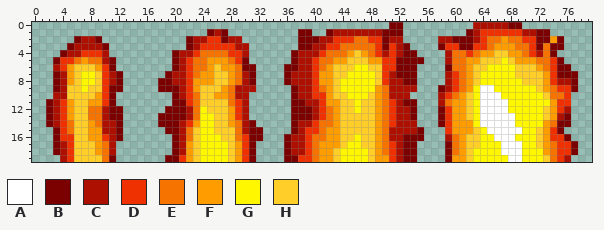
Two versions of one sprite sheet, res/drawable-mdpi/explosion_top.png. The picture above is the old version.
The file is 80x20 pixels.
Palette (. is transparent): A #ffffff  B #7b0000  C #ad1000  D #ef3000  E #f77300  F #ff9c00  G #fff700  H #ffce28
Pixels before, first column x 2:
 0 .................................................BB..........CCCCCBB........
 1 .......................BCB..........BB..BCCCCCCCBBB.........BCDDDDDDCCBB....
 2 ....BCCB............BCCDDBCC........BBBCCDDDEEDDBCC.....CCBBBCDEEFEEDDBBFB..
 3 ...BCCCCB...........BCDDDDDCC.......BBCCDDEEEEEDBDCB....BDDBBDDEFFFEEDBEBB..
 4 ..BCCDDDC.........BCCDEEEEDDC......BCCCDEEEFHFEDCDCBB....CEEDEFFHHFFEDCEB...
 5 .BDDEFEECB........BCDEEFFFEDB......BCCDEEFFHHHFFDDBBBB...CEEFFHHHGHFFFEEDB..
 6 .CDFHHHFDB........BCDEEFHFFEBB....BBCCDEFHHHGGHHDDBBB....BEEFHHGGGGHHHFEDBB.
 7 .BCFHGGHDCB......BCCDEFFHHFECB....BCCCDFFHHGGGGHDCBBB....CDEFHGGGGGHHHHFDBBB
 8 .BCFHGGHDCB.....BBCCDFFFHHFECB....BCCCDFFHGGGGGHDCCBB....CDEFHGGGGGGHHHFDCCB
 9 .BCHHGHHDBB.....BBBCDFHHHFECCC.....BCCDEFHGGGGGFECCCC...BCDEFGAAGGGGGGHFEDDB
10 .CCHHHHFDB........BCDEHHFFECC......BCCDDFHHGGGHFECCC....CDEFHGAAAGGGGGGHEED.
11 BCDFHHFFDB........BBDEHHHHEDC......BBCCDFFHHGHHFEDCBB...CEFFHGAAAAGGGGGGFDD.
12 BCDFHHEECBB......BBBCEGHHHFDC......BBBCDEFHHGHHFEDCCB...BDFFHGAAAAGGGGGHFDC.
13 BCDFHHEECBB.....BBBBCEGGHHFDC......BBBCDEFHHHHHFEDCCB...BDFFHGAAAAAGGGGHFCB.
14 BCDEHHFECCB.....BBBCDFGGHHFECB.....BCCDEEFHHHHHFEDCCC...BDFFFGAAAAAGGGGFEBB.
15 .BDEHHFFCCB......BBCEHGGHHHECBB....BCDDEFFHHHHHFECCCCB...DFFFHGAAAAAGGHFDB..
16 .BDDHHFFDCB.......BCEHGGGHHEDBB...BCCDEEFFHHGHHFECCBBB...CEFHHGGAAAGGGHFDDB.
17 .BCDHHHFEC........BCFHGGGGHFDB....BCCDEFFFHGGHHFEDCBB....BEFHHGGGAAAGGHFEDDB
18 .BCDHHHFEC........BCFHGGGGHFDB....BCCDEFFHGGGGHFEDCBB....BEFHGGGGAAAGGGFEDDB
19 ..CDHHHHEB.......BBDFHGGGGHFDB....BBDDEFFHGGGGHFFDCBB....BFFHGGGGGAAGGGHEDC.
New version:
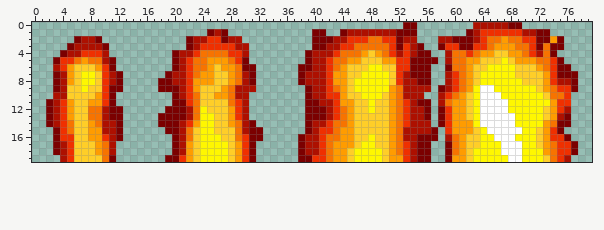
The exact change:
{"y":0,"x":51,"old":"BB..","new":"..BB"}
{"y":1,"x":38,"old":"BB..BCC","new":"..BB..B"}
{"y":1,"x":50,"old":"BB","new":"CC"}
{"y":1,"x":53,"old":"..","new":"BB"}
{"y":2,"x":38,"old":"BB","new":".."}
{"y":2,"x":41,"old":"CCDD","new":"BBCC"}
{"y":2,"x":46,"old":"EEDDBCC..","new":"DDEEDDBCC"}
{"y":3,"x":38,"old":"BBCCDDEE","new":"..BBCCDD"}
{"y":3,"x":49,"old":"DB","new":"EE"}
{"y":3,"x":52,"old":"CB..","new":"BDCB"}
{"y":4,"x":37,"old":"BCC","new":"..B"}
{"y":4,"x":41,"old":"DEE","new":"CCD"}
{"y":4,"x":45,"old":"FH","new":"EE"}
{"y":4,"x":48,"old":"EDC","new":"HFE"}
{"y":4,"x":53,"old":"BB..","new":"DCBB"}
{"y":5,"x":37,"old":"BCCDEEFFHH","new":"..BCCDEEFF"}
{"y":5,"x":48,"old":"FFDDBB","new":"HHFFDD"}
{"y":5,"x":56,"old":"..","new":"BB"}
{"y":6,"x":36,"old":"BBCCDEFHH","new":"..BBCCDEF"}
{"y":6,"x":46,"old":"GGHHDDBB","new":"HHGGHHDD"}
{"y":6,"x":55,"old":"..","new":"BB"}
{"y":7,"x":36,"old":"BCC","new":"..B"}
{"y":7,"x":40,"old":"DFFHHGG","new":"CCDFFHH"}
{"y":7,"x":49,"old":"HDCBB","new":"GGHDC"}
{"y":7,"x":55,"old":"..","new":"BB"}
{"y":8,"x":36,"old":"BCC","new":"..B"}
{"y":8,"x":40,"old":"DFFHGG","new":"CCDFFH"}
{"y":8,"x":49,"old":"HDCCBB..","new":"GGHDCCBB"}
{"y":9,"x":37,"old":"BCCDEFHGG","new":"..BCCDEFH"}
{"y":9,"x":49,"old":"FECC","new":"GGFE"}
{"y":9,"x":55,"old":"..","new":"CC"}
{"y":10,"x":37,"old":"BCCDDFHHGG","new":"..BCCDDFHH"}
{"y":10,"x":48,"old":"HFECC","new":"GGHFE"}
{"y":10,"x":54,"old":"..","new":"CC"}
{"y":11,"x":37,"old":"BBCCDFFHHG","new":"..BBCCDFFH"}
{"y":11,"x":48,"old":"HFEDCBB..","new":"GHHFEDCBB"}
{"y":12,"x":37,"old":"BB","new":".."}
{"y":12,"x":40,"old":"CDEFHHG","new":"BBCDEFH"}
{"y":12,"x":48,"old":"HFEDCCB..","new":"GHHFEDCCB"}
{"y":13,"x":37,"old":"BB","new":".."}
{"y":13,"x":40,"old":"CDEFHH","new":"BBCDEF"}
{"y":13,"x":49,"old":"FEDCCB..","new":"HHFEDCCB"}
{"y":14,"x":37,"old":"BCCDEEFHH","new":"..BCCDEEF"}
{"y":14,"x":49,"old":"FEDCC","new":"HHFED"}
{"y":14,"x":55,"old":"..","new":"CC"}
{"y":15,"x":37,"old":"BCDDEFFHH","new":"..BCDDEFF"}
{"y":15,"x":49,"old":"FECC","new":"HHFE"}
{"y":15,"x":55,"old":"B..","new":"CCB"}
{"y":16,"x":36,"old":"BCCDEEFFHHG","new":"..BCCDEEFFH"}
{"y":16,"x":48,"old":"HFECCBB","new":"GHHFECC"}
{"y":16,"x":56,"old":"..","new":"BB"}
{"y":17,"x":36,"old":"BCCDEFF","new":"..BCCDE"}
{"y":17,"x":44,"old":"HGGHHFEDCBB..","new":"FFHGGHHFEDCBB"}
{"y":18,"x":36,"old":"BCCDEFFHGG","new":"..BCCDEFFH"}
{"y":18,"x":48,"old":"HFEDCBB..","new":"GGHFEDCBB"}
{"y":19,"x":36,"old":"BBDDEFFHGG","new":"..BBDDEFFH"}
{"y":19,"x":48,"old":"HFFDCBB..","new":"GGHFFDCBB"}
{"label":"changed","picture_box":[284,22,438,162]}
